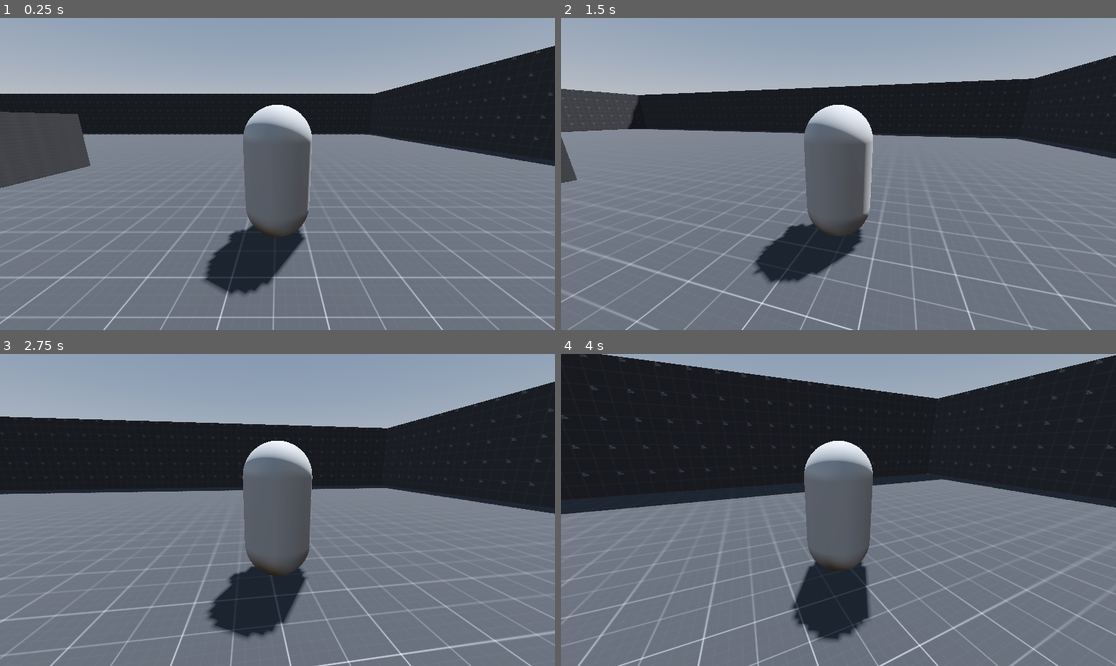
Above: before the commit, frames 1-4 (two rows, left to right).
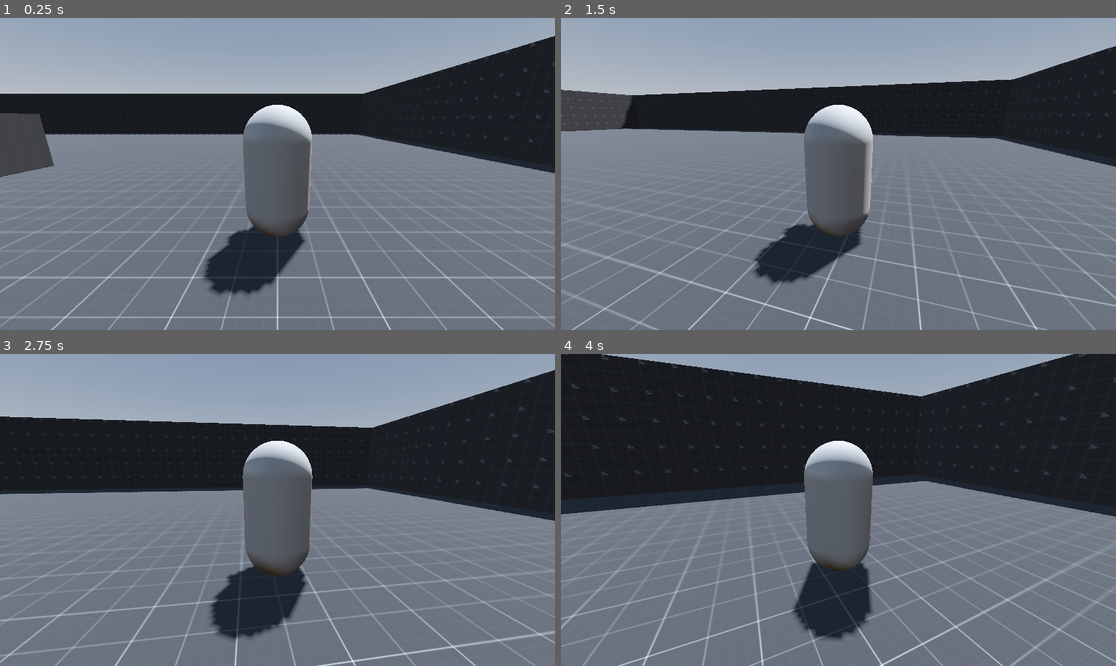
Above: after the commit, the same moments.

Repository: Zokerus/3D-ARPG
Game: Godot game, scene res://main.tscn
The game is run twice, just before and just after one commit, with the same random seed, the same clock (stepped at 60 frames per second) and the same inputs.
Inputs (mouse positions are in pixels of both pictures, inside the frame that each line leads up to):
- Up to frame 1 (0.25 s): no input
- Up to frame 2 (1.5 s): tap Enter (ui_accept) at 0.5, 0.77 s; move the mouse to (866, 174) at 0.52 s; hold W (Forward) from 0.53 s (still down); move the mouse to (810, 174) at 1.27 s
- Up to frame 3 (2.75 s): keep holding W (Forward); tap Enter (ui_accept) at 1.52 s; move the mouse to (288, 503) at 2.02 s
- Up to frame 4 (4 s): keep holding W (Forward); move the mouse to (832, 516) at 2.77 s; tap Enter (ui_accept) at 3.02, 3.77 s; move the mouse to (877, 513) at 3.52 s

The runs differ from the first frame. In frame 1, 5.2% of the frame differs, in the area x 0-100%, y 5-100%; in frame 2, 3.5%; in frame 3, 3.7%; in frame 4, 4.5%.

Commit message:
add player controller
Linking player character, 3rd person camera and UI

Diff:
--- /dev/null
+++ b/Character/PlayerController/player_controller.tscn
@@ -0,0 +1,11 @@
+[gd_scene load_steps=3 format=3 uid="uid://bj8uwhx2rp0ru"]
+
+[ext_resource type="PackedScene" uid="uid://c46pif3pj157j" path="res://Character/Player/player.tscn" id="1_ibbot"]
+[ext_resource type="PackedScene" uid="uid://d3skfqo2uumrj" path="res://Character/Camera/camera_controller.tscn" id="2_a1jm1"]
+
+[node name="PlayerController" type="Node3D"]
+
+[node name="Player" parent="." node_paths=PackedStringArray("mainCamera") instance=ExtResource("1_ibbot")]
+mainCamera = NodePath("../CameraController")
+
+[node name="CameraController" parent="." instance=ExtResource("2_a1jm1")]
--- a/main.tscn
+++ b/main.tscn
@@ -1,17 +1,13 @@
-[gd_scene load_steps=5 format=3 uid="uid://bbbvy3h33v32e"]
+[gd_scene load_steps=4 format=3 uid="uid://bbbvy3h33v32e"]
 
 [ext_resource type="PackedScene" uid="uid://cosl2a43d1r4l" path="res://World/Test/test_world.tscn" id="1_6r5ae"]
 [ext_resource type="Script" path="res://main.gd" id="1_tir21"]
-[ext_resource type="PackedScene" uid="uid://c46pif3pj157j" path="res://Character/Player/player.tscn" id="2_0d5ml"]
-[ext_resource type="PackedScene" uid="uid://d3skfqo2uumrj" path="res://Character/Camera/camera_controller.tscn" id="3_5gydf"]
+[ext_resource type="PackedScene" uid="uid://bj8uwhx2rp0ru" path="res://Character/PlayerController/player_controller.tscn" id="3_lxdyu"]
 
 [node name="Main" type="Node"]
 script = ExtResource("1_tir21")
 
 [node name="Test World" parent="." instance=ExtResource("1_6r5ae")]
 
-[node name="Player" parent="." node_paths=PackedStringArray("mainCamera") instance=ExtResource("2_0d5ml")]
-transform = Transform3D(1, 0, 0, 0, 1, 0, 0, 0, 1, 12.5383, 0, 0)
-mainCamera = NodePath("../CameraController")
-
-[node name="CameraController" parent="." instance=ExtResource("3_5gydf")]
+[node name="PlayerController" parent="." instance=ExtResource("3_lxdyu")]
+transform = Transform3D(1, 0, 0, 0, 1, 0, 0, 0, 1, 14, 0, 0)
